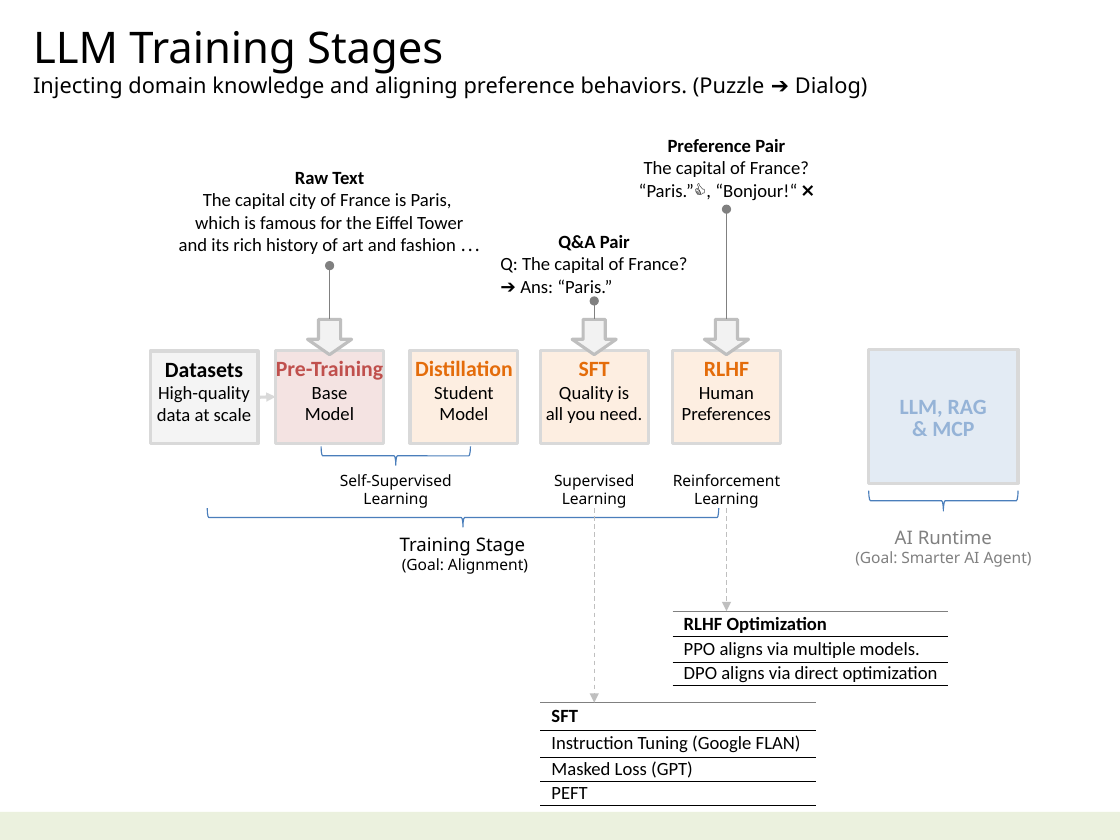
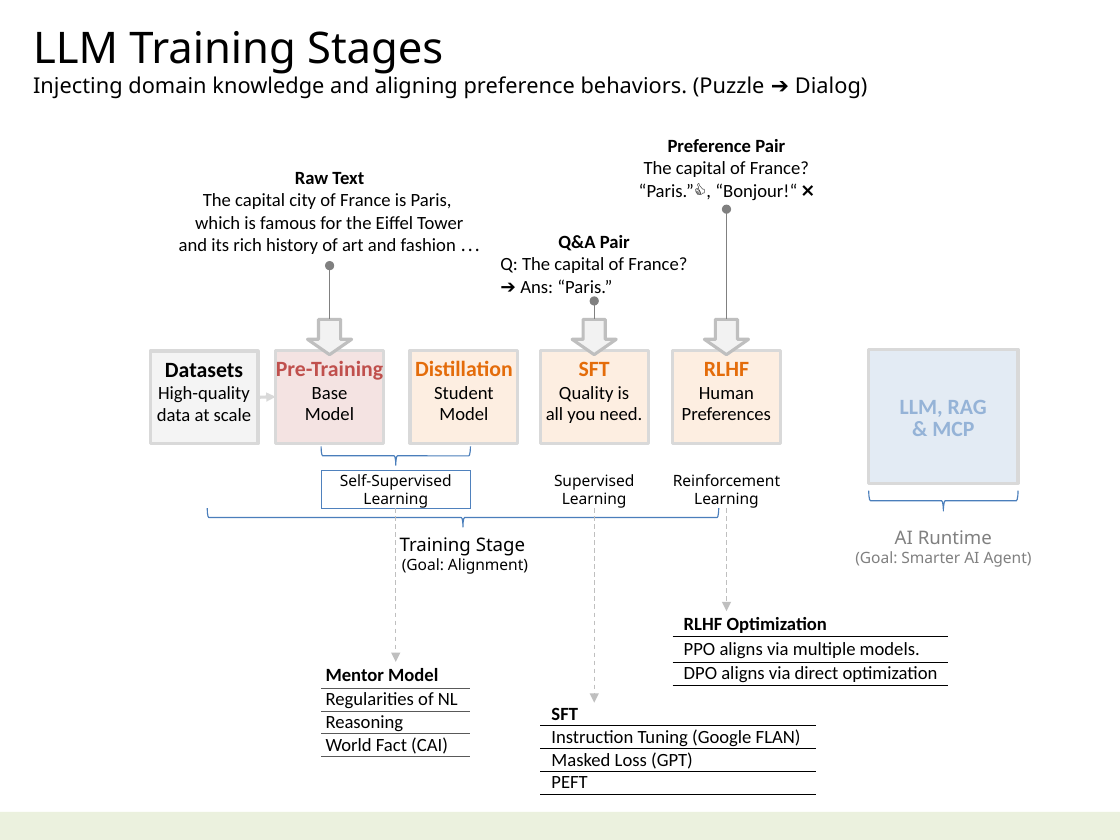
Before and after one commit to navibator/crazy-ai, a slide deck: slide 9 of ai.pptx. Drawn at 1120x840 pixels with LibreOffice and Linux fonts; fonts in the diff are those of the drawing. Boxes give left, top, right and bottom in pixels: in the first picture for what was removed or moved away, otherwise in the second. Text is boxed around its words. In the diff, an @@ line names an element or a change of style, - is before the commit and + after.

```diff
--- a/ai.pptx
+++ b/ai.pptx
@@ rectangle "Self-Supervised": place and size @@
-rectangle "Self-Supervised" at bbox=[340, 474, 452, 508]
+rectangle "Self-Supervised" at bbox=[321, 470, 470, 507]
@@ rectangle "Self-Supervised" at bbox=[321, 470, 470, 507]: outline none to #4F81BD 0.75 pt @@
@@ arrow added from (395, 508) to (395, 662), #BFBFBF 0.75 pt dashed @@
@@ table at bbox=[672, 612, 948, 686] @@
@@ borders changed @@
@@ table added at bbox=[321, 662, 470, 761], 4 rows, 1 columns @@
+Mentor Model
+Regularities of NL
+Reasoning
+World Fact (CAI)
@@ table at bbox=[540, 702, 815, 792] @@
@@ borders changed @@
```
Also in this commit, not shown: 2 other slides changed, 1 other file.
